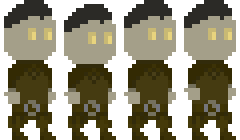
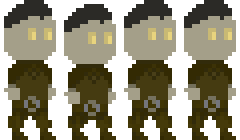
Layer changes from the first w=240, h=140 image to the second:
added layer "v7" above "v6" over [4, 84, 232, 132]
hid "v5" over [4, 84, 232, 132]
hid "v4" over [4, 84, 232, 132]
